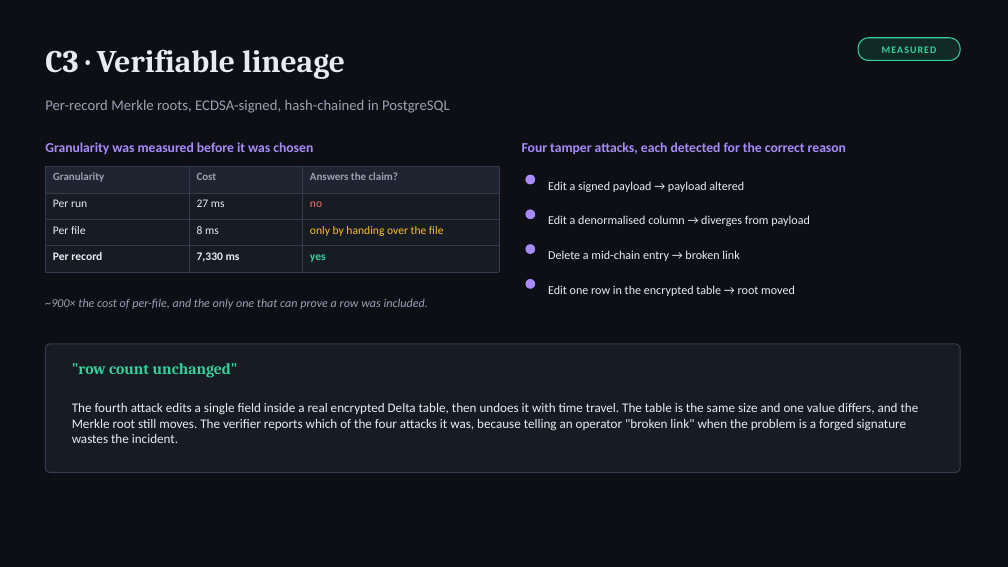
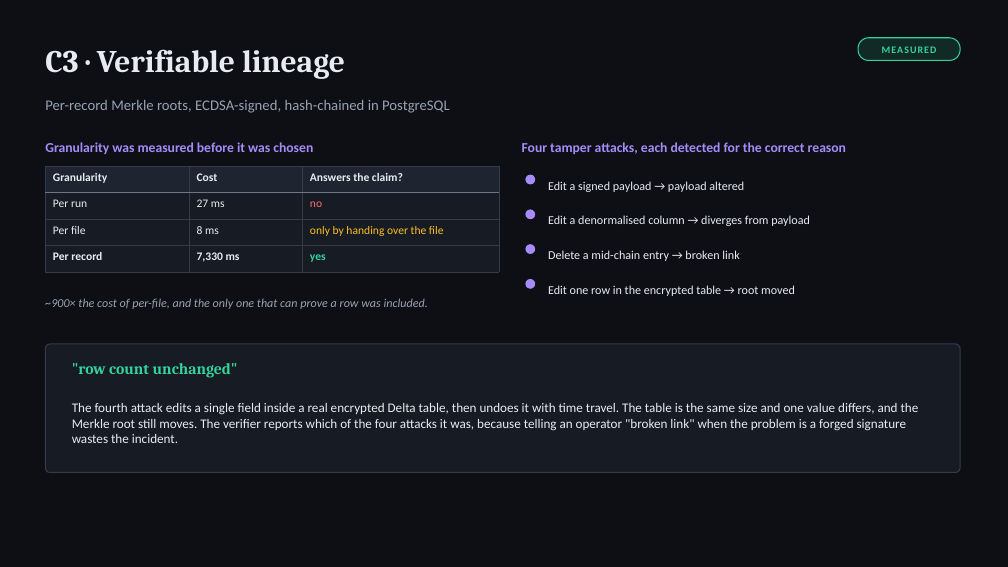
Before and after one commit to arpittomar246/confidentia, a slide deck: slide 8 of docs/report/confidentia-viva.pptx. Drawn at 1008x567 pixels with LibreOffice and Linux fonts; fonts in the diff are those of the drawing. Boxes give left, top, right and bottom in pixels: in the first picture for what was removed or moved away, otherwise in the second. Text is boxed around its words. In the diff, an @@ line names an element or a change of style, - is before the commit and + after.

```diff
--- a/docs/report/confidentia-viva.pptx
+++ b/docs/report/confidentia-viva.pptx
@@ table at [45,166,499,266] @@
@@ size 10.5 to 11 pt, text colour #98A2B3 to #E8ECF2 in "Granularity", "Cost", "Answers the claim?" @@
@@ borders changed @@
```
Also in this commit, not shown: 5 other slides changed, 1 other file.
